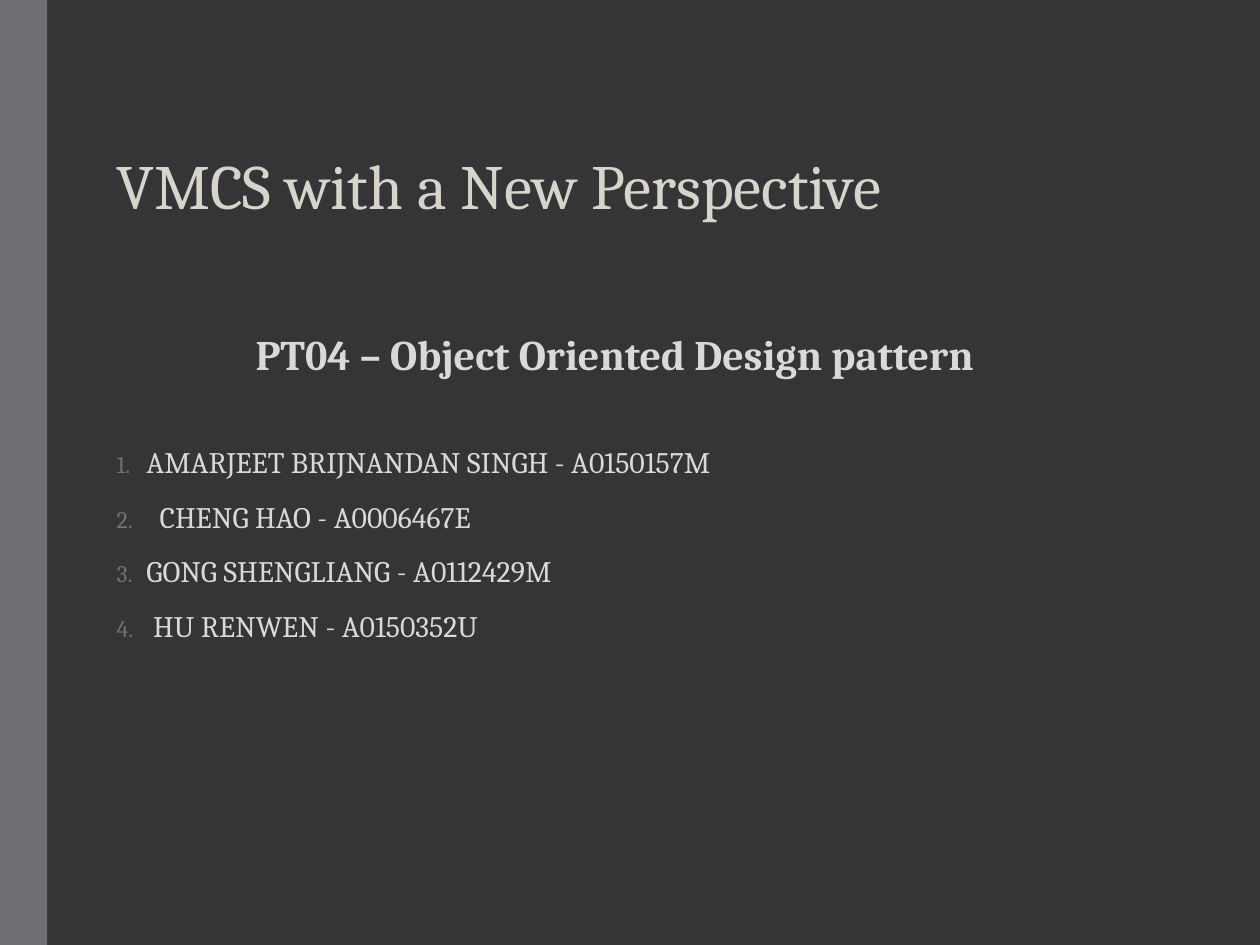
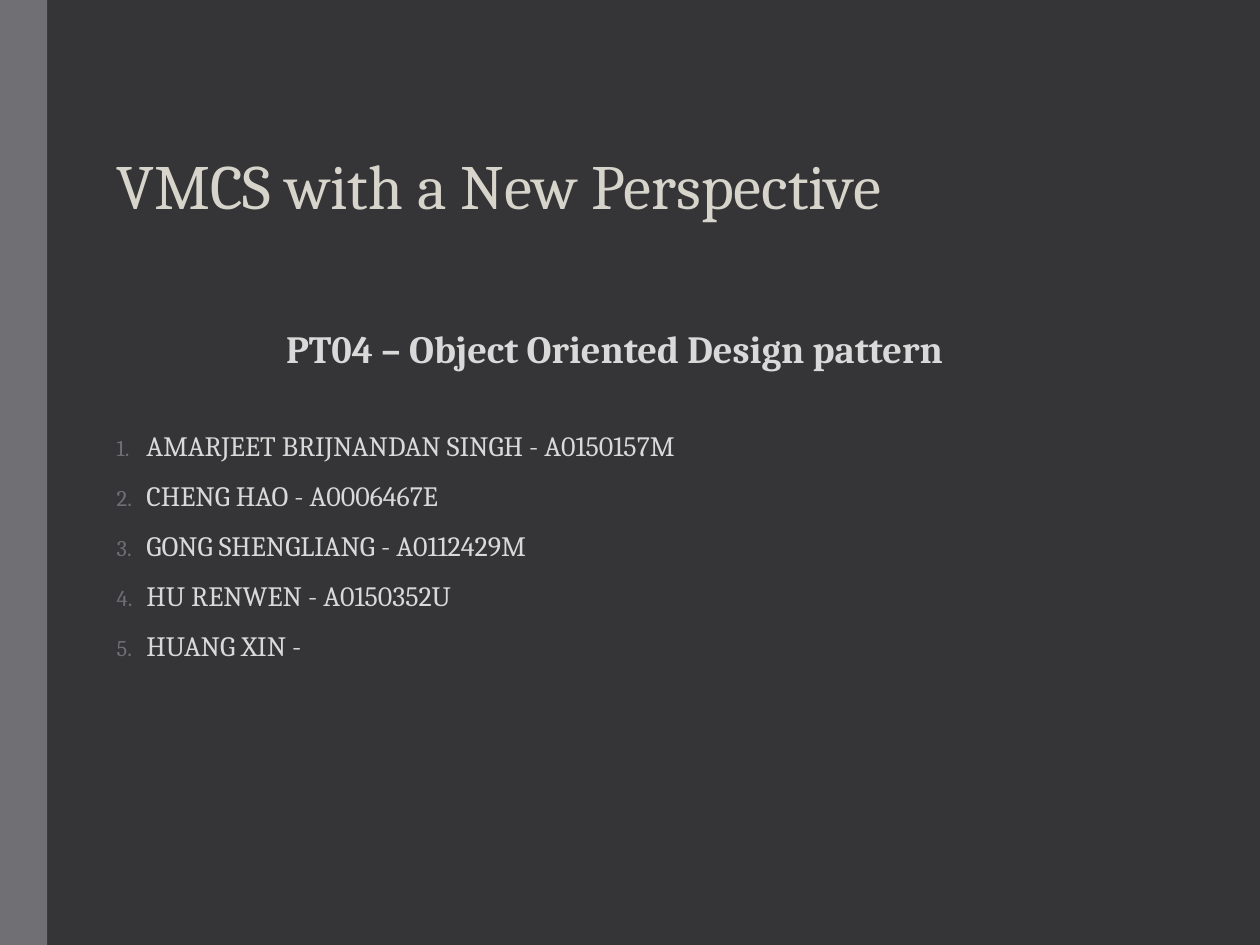
Before and after one commit to chenghao1983/VMCS_CA_PT4, a slide deck: slide 1 of PT4- Presentation - 01-09-2016.ppt. Drawn at 1260x945 pixels with LibreOffice and Linux fonts; fonts in the diff are those of the drawing. Boxes give left, top, right and bottom in pixels: in the first picture for what was removed or moved away, otherwise in the second. Text is boxed around its words. In the diff, an @@ line names an element or a change of style, - is before the commit and + after.

```diff
--- a/PT4- Presentation - 01-09-2016.ppt
+++ b/PT4- Presentation - 01-09-2016.ppt
@@ subtitle at (146,336,943,606): size 24 to 22 pt in "PT04 – Object Oriented Design pattern"; size 17 to 16 pt in "AMARJEET BRIJNANDAN SINGH - A0150157M", "CHENG HAO - A0006467E", "GONG SHENGLIANG - A0112429M", "HU RENWEN - A0150352U"; line spacing 0.75 to 0.65 @@
@@ subtitle at (146,637,286,656): paragraph added @@
+5. HUANG XIN -
```
Also in this commit, not shown: 9 other slides changed, 1 slide added, 1 slide removed.
